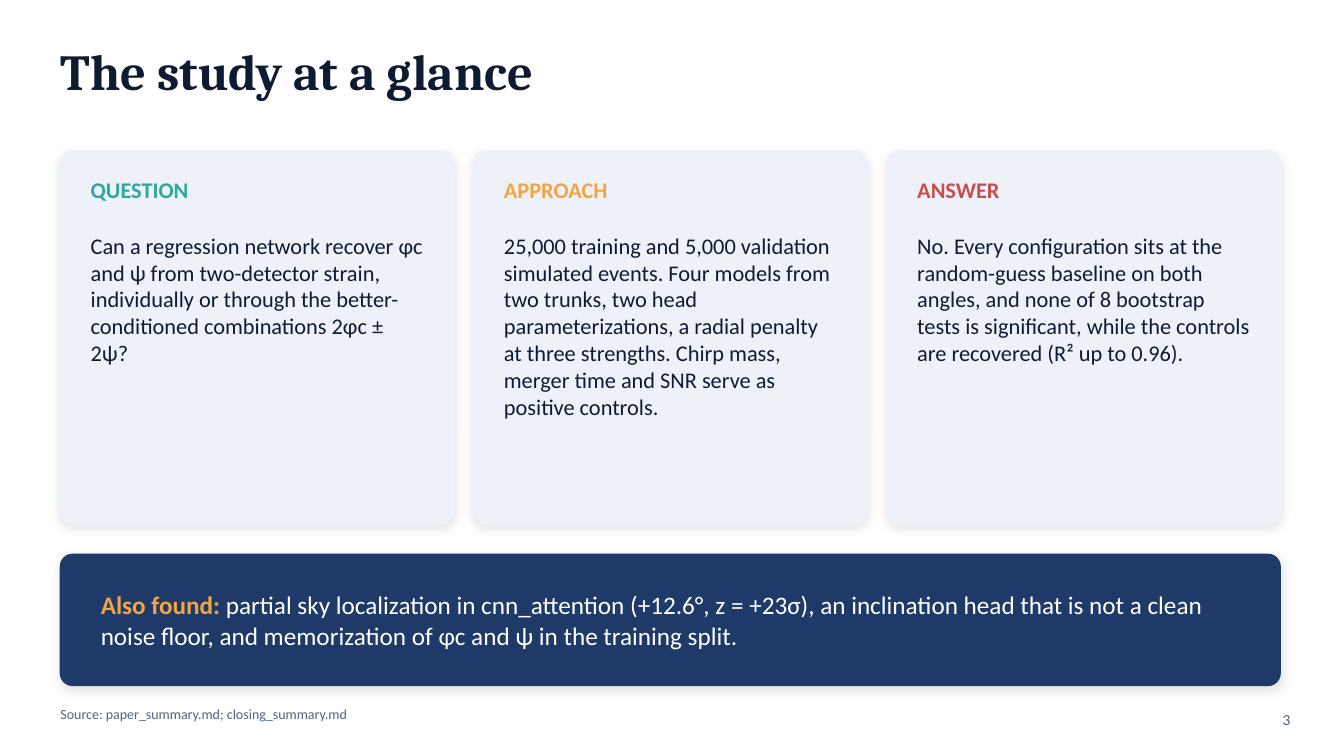
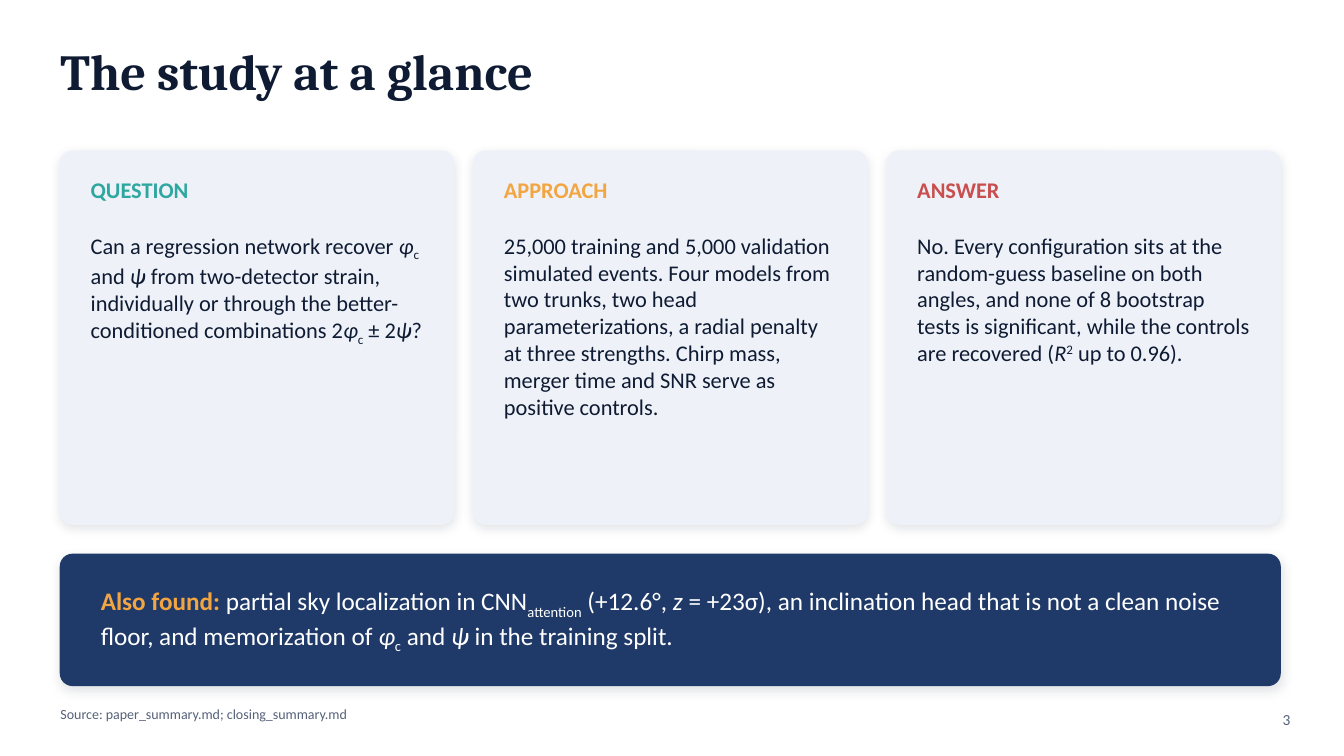
Before and after one commit to syedalimohsinbukhari/ml_practice_v2, a slide deck: slide 3 of experiments/phic_psi_poc-redo/phic_psi_presentation.pptx. Drawn at 1344x756 pixels with LibreOffice and Linux fonts; fonts in the diff are those of the drawing. Boxes give left, top, right and bottom in pixels: in the first picture for what was removed or moved away, otherwise in the second. Text is boxed around its words. In the diff, an @@ line names an element or a change of style, - is before the commit and + after.

```diff
--- a/experiments/phic_psi_poc-redo/phic_psi_presentation.pptx
+++ b/experiments/phic_psi_poc-redo/phic_psi_presentation.pptx
@@ text "Can a regression network recover ..." at (x1=91, y1=238, x2=423, y2=342): now subscript in "φc 2φc"; italic on in "φc ψ 2φc 2ψ?" @@
@@ text at (x1=917, y1=238, x2=1249, y2=365): text changed @@
-No. Every configuration sits at the random-guess baseline on both angles, and none of 8 bootstrap tests is significant, while the controls are recovered (R² up to 0.96).
+No. Every configuration sits at the random-guess baseline on both angles, and none of 8 bootstrap tests is significant, while the controls are recovered (R2 up to 0.96).
@@ text at (x1=101, y1=591, x2=1220, y2=650): text changed @@
-Also found: partial sky localization in cnn_attention (+12.6°, z = +23σ), an inclination head that is not a clean noise floor, and memorization of φc and ψ in the training split.
+Also found: partial sky localization in CNNattention (+12.6°, z = +23σ), an inclination head that is not a clean noise floor, and memorization of φc and ψ in the training split.
```
Also in this commit, not shown: 15 other slides changed, 4 other files.
